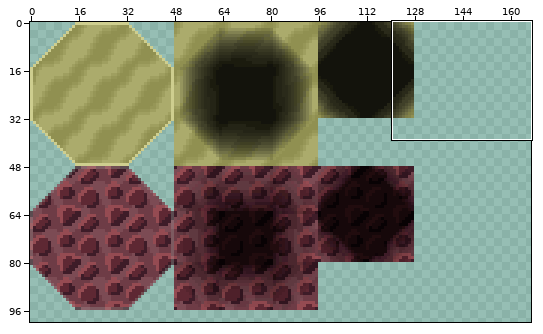
Edited in one commit: sprite sheet (Project_lucecitas.gmx/background/images/bg_tilesetSeaFloor.png). Above: a wide view before the commit, with the close-up outlined.
Close-up. First the earlier version:
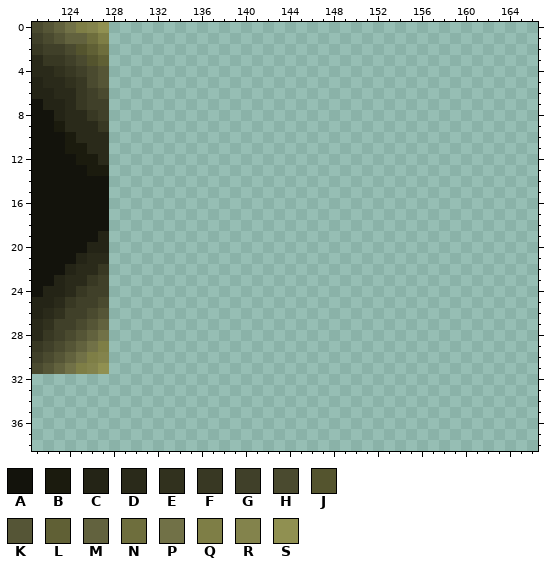
The file is 256x256 pixels. Colours within 5 levels of each other are drawn and written as one. Shown: x 121..166, y 0..38. The wide view leaves out empty margins. The commit also changed other parts of the picture, which this record leaves out.
Palette (. is transparent): A #13130c  B #1b1b0e  C #242416  D #2a2a1a  E #31311e  F #383823  G #404029  H #4a4a2f  J #54542e  K #555536  L #606035  M #62623e  N #6e6e3d  P #717147  Q #7e7e46  R #83834c  S #909051
Pixels before, first column x 121:
 0 HKMPQRS
 1 GHKMMNQ
 2 FGGHJLN
 3 DFFGHJL
 4 DDEFGHK
 5 CDDEFHK
 6 CCDDFGH
 7 ACCDFGG
 8 AACDDFG
 9 AABDDDF
10 AAABDDD
11 AAABBDD
12 AAAABBD
13 AAAAABB
14 AAAAAAA
15 AAAAAAA
16 AAAAAAA
17 AAAAAAA
18 AAAAAAA
19 AAAAAAC
20 AAAAACC
21 AAAACDD
22 AAACDDF
23 AACDDFG
24 ACCDFGG
25 CCDFGGH
26 CDEGGHK
27 DEGGHKM
28 DFGHKMP
29 FGHKMPQ
30 GHKMPQR
31 HKMPQRS
After the commit:
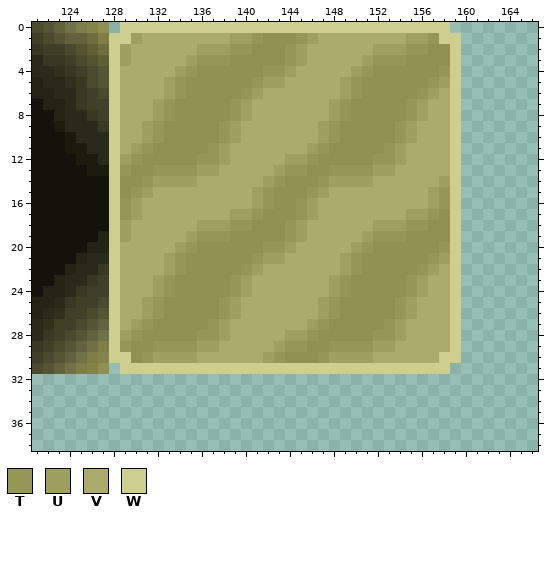
Colours new in this view: T #969657  U #9f9f60  V #abab6c  W #cece8f
The exact change:
{"y":0,"x":129,"old":"..............................","new":"WWWWWWWWWWWWWWWWWWWWWWWWWWWWWW"}
{"y":1,"x":128,"old":"................................","new":"WWUVVVVVVVVUUTSSSTUVVVVVVVVUUTWW"}
{"y":2,"x":128,"old":"................................","new":"WUVVVVVVUUUTTSSSTUVVVVVVUUUTTSSW"}
{"y":3,"x":128,"old":"................................","new":"WUVVVVVUTTTSSSSSTUVVVVVUTTTSSSSW"}
{"y":4,"x":128,"old":"................................","new":"WVVVVVUTSSSSSSTTUVVVVVUTSSSSSSTW"}
{"y":5,"x":128,"old":"................................","new":"WVVVVUTSSSSSSTUUVVVVVUTSSSSSSTUW"}
{"y":6,"x":128,"old":"................................","new":"WVVVVUTSSSSSTUVVVVVVVUTSSSSSTUVW"}
{"y":7,"x":128,"old":"................................","new":"WVVVUTSSSSSTUVVVVVVVUTSSSSSTUVVW"}
{"y":8,"x":128,"old":"................................","new":"WVVVUTSSSSSTUVVVVVVVUTSSSSSTUVVW"}
{"y":9,"x":128,"old":"................................","new":"WVVUTSSSSSTUVVVVVVVUTSSSSSTUVVVW"}
{"y":10,"x":128,"old":"................................","new":"WVVUTSSSSSTUVVVVVVVUTSSSSSTUVVVW"}
{"y":11,"x":128,"old":"................................","new":"WVUTSSSSSTUVVVVVVVUTSSSSSTUVVVVW"}
{"y":12,"x":128,"old":"................................","new":"WUTSSSSSTTUVVVVVUUTSSSSSTTUVVVVW"}
{"y":13,"x":128,"old":"................................","new":"WTSSTTTTUUVVVVVUTTSSTTTTUUVVVVVW"}
{"y":14,"x":128,"old":"................................","new":"WSSTUUUUVVVVVVUTSSSTUUUUVVVVVVUW"}
{"y":15,"x":128,"old":"................................","new":"WSTUVVVVVVVVVUTSSSTUVVVVVVVVVUTW"}
{"y":16,"x":128,"old":"................................","new":"WTUVVVVVVVVVVUTSSTUVVVVVVVVVVUTW"}
{"y":17,"x":128,"old":"................................","new":"WTUVVVVVVVVUUTSSSTUVVVVVVVVUUTSW"}
{"y":18,"x":128,"old":"................................","new":"WUVVVVVVUUUTTSSSTUVVVVVVUUUTTSSW"}
{"y":19,"x":128,"old":"................................","new":"WUVVVVVUTTTSSSSSTUVVVVVUTTTSSSSW"}
{"y":20,"x":128,"old":"................................","new":"WVVVVVUTSSSSSSTTUVVVVVUTSSSSSSTW"}
{"y":21,"x":128,"old":"................................","new":"WVVVVUTSSSSSSTUUVVVVVUTSSSSSSTUW"}
{"y":22,"x":128,"old":"................................","new":"WVVVVUTSSSSSTUVVVVVVVUTSSSSSTUVW"}
{"y":23,"x":128,"old":"................................","new":"WVVVUTSSSSSTUVVVVVVVUTSSSSSTUVVW"}
{"y":24,"x":128,"old":"................................","new":"WVVVUTSSSSSTUVVVVVVVUTSSSSSTUVVW"}
{"y":25,"x":128,"old":"................................","new":"WVVUTSSSSSTUVVVVVVVUTSSSSSTUVVVW"}
{"y":26,"x":128,"old":"................................","new":"WVVUTSSSSSTUVVVVVVVUTSSSSSTUVVVW"}
{"y":27,"x":128,"old":"................................","new":"WVUTSSSSSTUVVVVVVVUTSSSSSTUVVVVW"}
{"y":28,"x":128,"old":"................................","new":"WUTSSSSSTTUVVVVVUUTSSSSSTTUVVVVW"}
{"y":29,"x":128,"old":"................................","new":"WTSSTTTTUUVVVVVUTTSSTTTTUUVVVVVW"}
{"y":30,"x":128,"old":"................................","new":"WWSTUUUUVVVVVVUTSSSTUUUUVVVVVVWW"}
{"y":31,"x":129,"old":"..............................","new":"WWWWWWWWWWWWWWWWWWWWWWWWWWWWWW"}
{"label":"added","picture_box":[109,22,461,374]}
